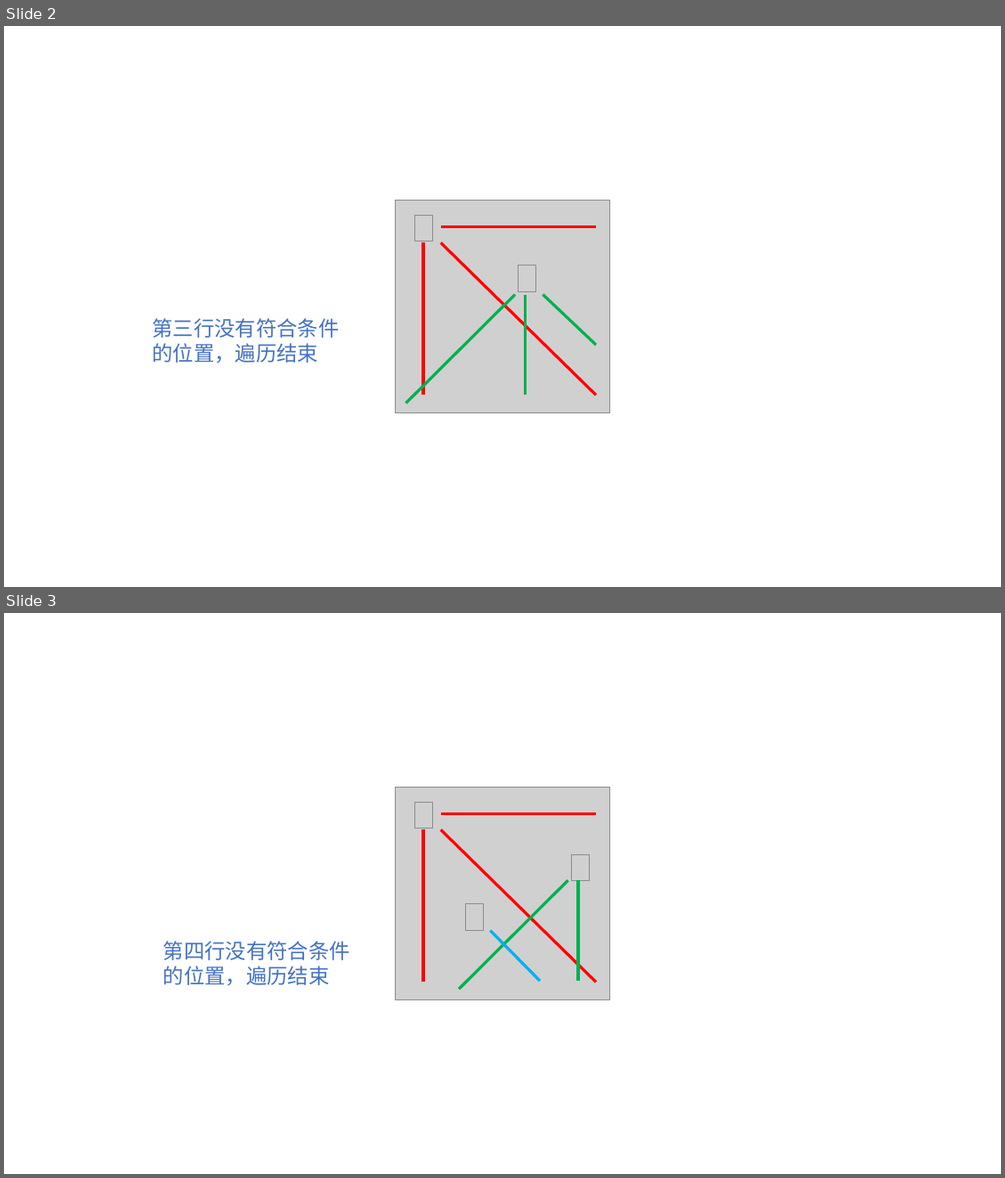
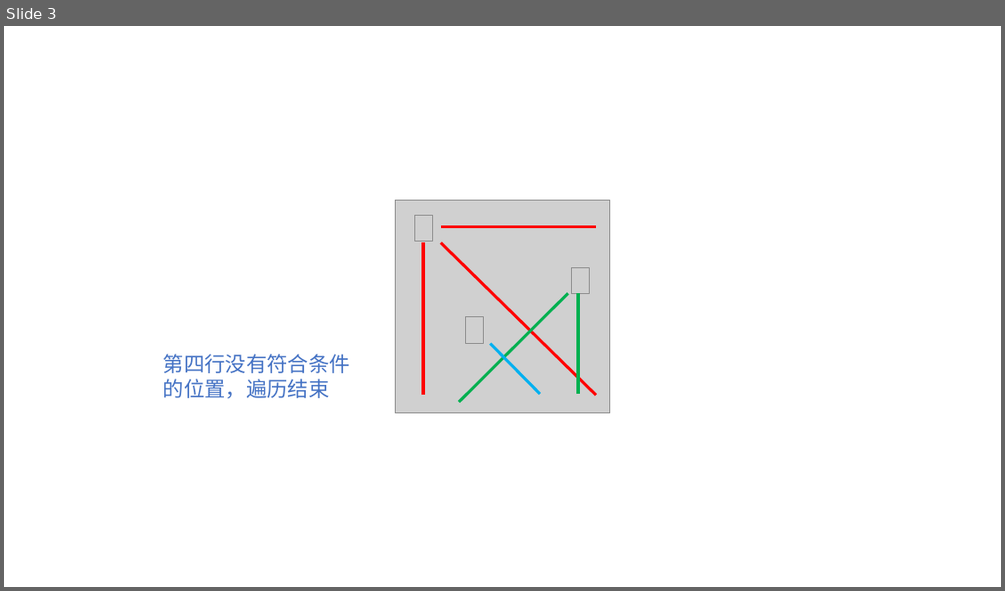
Before and after one commit to ShiMengjie/LeetCode, a slide deck: 动态图片.pptx. Shown one above the other, each under a label of ours: slides 2 and 3 before the commit, slide 3 after it. The pictures are 1005x1178 and 1005x591 pixels, drawn with LibreOffice and Linux fonts; fonts in the diff are those of the drawing; grey boxes stand for pictures; background and template pictures are left out. Boxes give left, top, right and bottom in pixels: in the first picture for what was removed or moved away, otherwise in the second. Text is boxed around its words. In the diff, an @@ line names an element or a change of style, - is before the commit and + after.

```diff
--- a/动态图片.pptx
+++ b/动态图片.pptx
@@ slide 2 removed at (4, 26, 1001, 587), background #FFFFFF @@
@@ picture removed at (395, 200, 609, 412) @@
@@ picture removed at (414, 216, 432, 241) @@
@@ line removed from (441, 226) to (596, 226) @@
@@ line removed from (423, 394) to (423, 243) @@
@@ line removed from (596, 394) to (441, 243) @@
@@ picture removed at (518, 265, 536, 290) @@
@@ text removed at (152, 318, 339, 362) @@
-第三行没有符合条件的位置，遍历结束
@@ line removed from (406, 402) to (515, 295) @@
@@ line removed from (526, 394) to (526, 295) @@
@@ line removed from (596, 345) to (543, 295) @@
```
Also in this commit, not shown: 1 slide changed, 1 slide added, 2 other files.
